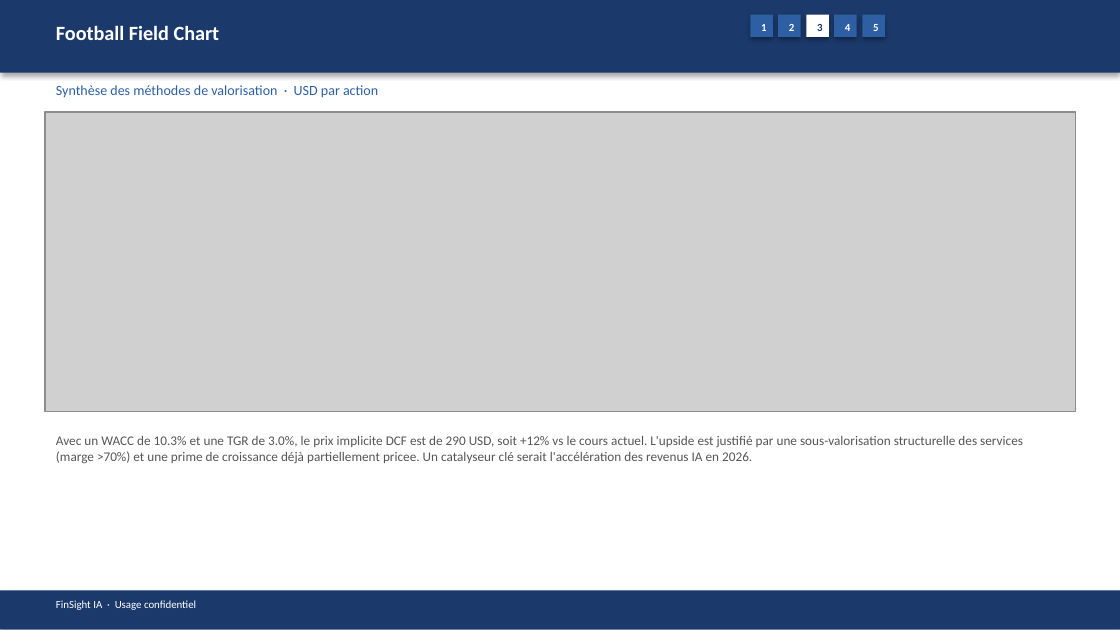
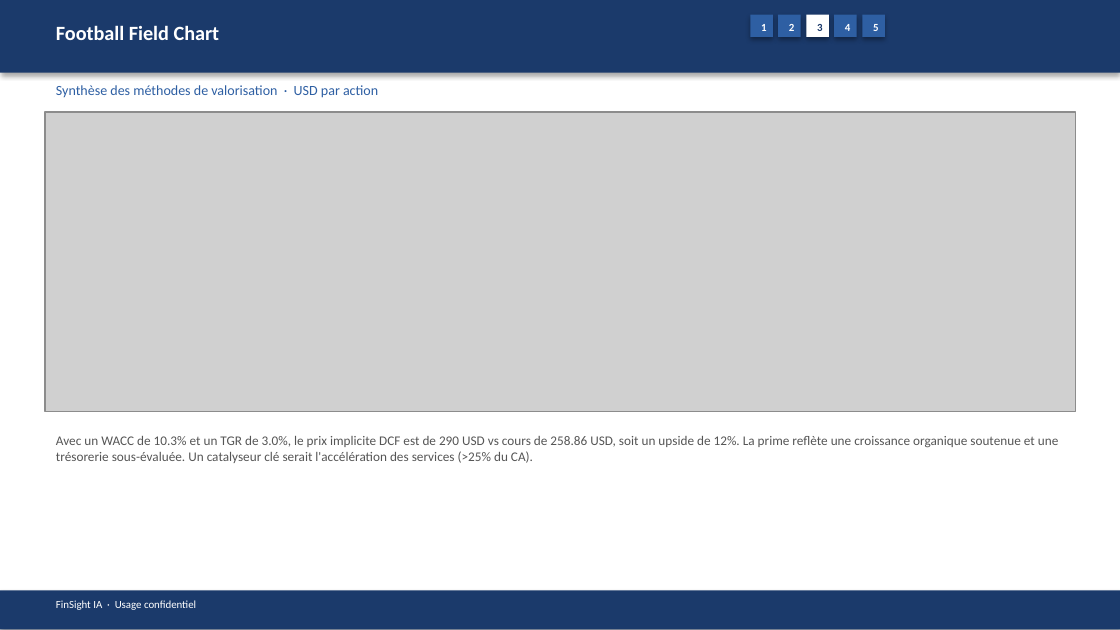
Before and after one commit to baptistejeh07-art/finsight-ia, a slide deck: slide 14 of preview/AAPL/AAPL_pitchbook.pptx. Drawn at 1120x630 pixels with LibreOffice and Linux fonts; fonts in the diff are those of the drawing; grey boxes stand for pictures. Boxes give left, top, right and bottom in pixels: in the first picture for what was removed or moved away, otherwise in the second. Text is boxed around its words. In the diff, an @@ line names an element or a change of style, - is before the commit and + after.

```diff
--- a/preview/AAPL/AAPL_pitchbook.pptx
+++ b/preview/AAPL/AAPL_pitchbook.pptx
@@ text at box(56, 436, 1058, 463): text changed @@
-Avec un WACC de 10.3% et une TGR de 3.0%, le prix implicite DCF est de 290 USD, soit +12% vs le cours actuel. L'upside est justifié par une sous-valorisation structurelle des services (marge >70%) et une prime de croissance déjà partiellement pricee. Un catalyseur clé serait l'accélération des revenus IA en 2026.
+Avec un WACC de 10.3% et un TGR de 3.0%, le prix implicite DCF est de 290 USD vs cours de 258.86 USD, soit un upside de 12%. La prime reflète une croissance organique soutenue et une trésorerie sous-évaluée. Un catalyseur clé serait l'accélération des services (>25% du CA).
```
Also in this commit, not shown: 13 other slides changed, 4 other files.
